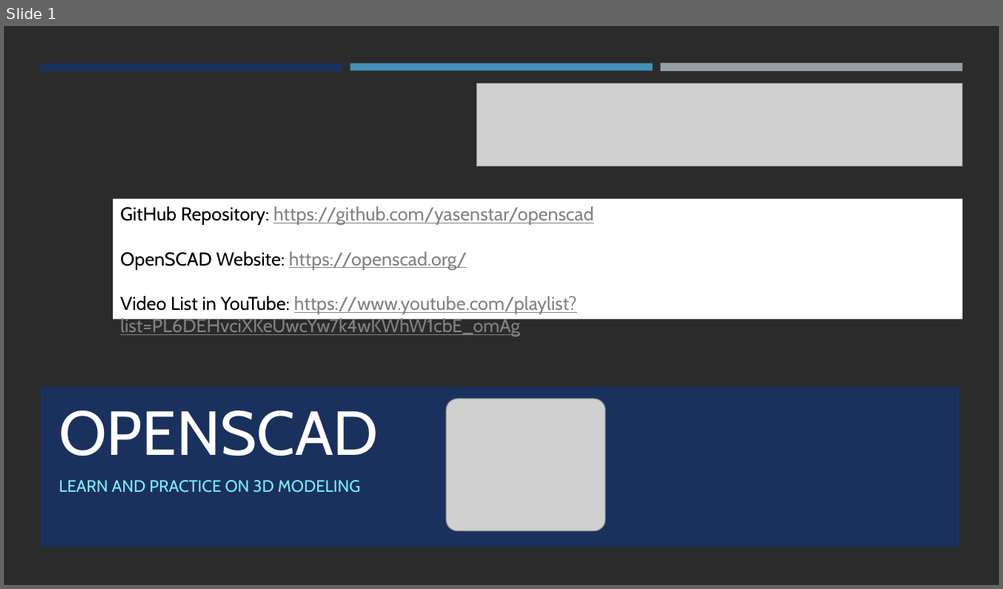
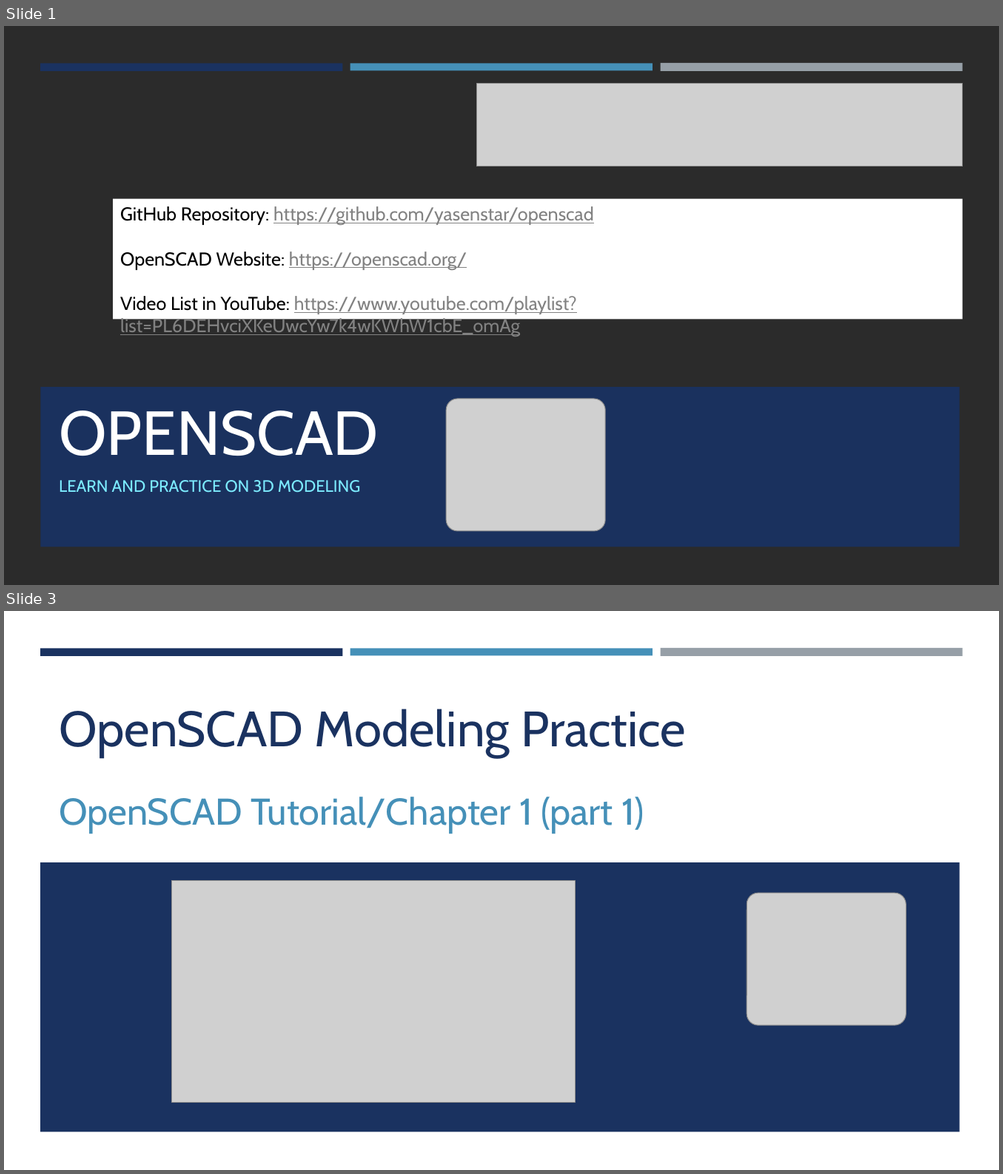
Before and after one commit to yasenstar/openscad, a slide deck: OpenSCAD.pptx. Shown one above the other, each under a label of ours: slide 1 before the commit, slides 1 and 3 after it; the slides between them are not shown. The pictures are 1003x589 and 1003x1174 pixels, drawn with LibreOffice and Linux fonts; fonts in the diff are those of the drawing; grey boxes stand for pictures; background and template pictures are left out; a plain dark background stands for a picture behind light text. Boxes give left, top, right and bottom in pixels: in the first picture for what was removed or moved away, otherwise in the second. Text is boxed around its words. In the diff, an @@ line names an element or a change of style, - is before the commit and + after.

Commit message:
learn tutorial chapter 1 part 1

```diff
--- a/OpenSCAD.pptx
+++ b/OpenSCAD.pptx
@@ slide 3 added at box(4, 611, 999, 1170), background #FFFFFF @@
@@ rectangle added at box(40, 648, 343, 655), fill #1A3260 @@
@@ rectangle added at box(350, 648, 652, 655), fill #4590B8 @@
@@ rectangle added at box(660, 648, 962, 657), fill #969FA7 @@
@@ title added at box(59, 709, 686, 758), 48 pt, text #1A3260 @@
+OpenSCAD Modeling Practice
@@ subtitle added at box(59, 797, 643, 833), 36 pt, text #4590B8 @@
+OpenSCAD Tutorial/Chapter 1 (part 1)
@@ rectangle added at box(40, 863, 960, 1132), fill #1A3260 @@
@@ picture added at box(172, 881, 575, 1102) @@
@@ picture added at box(746, 893, 905, 1026) @@
```
Also in this commit, not shown: 2 other slides added, 3 other files.
